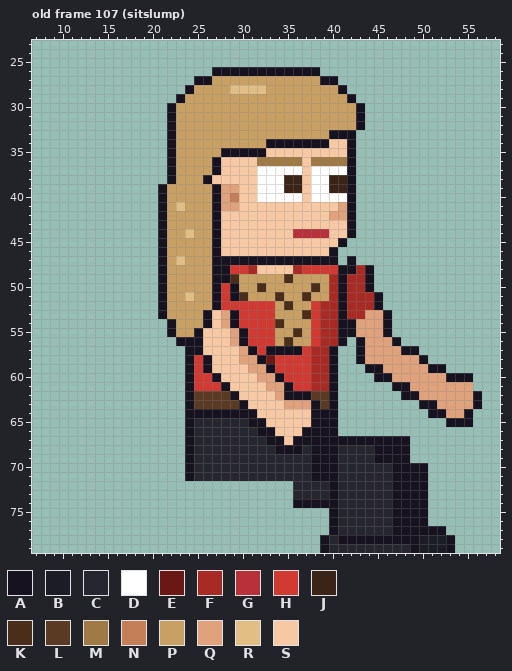
Two states of a pixel-art file, sprites/staff/office_christy_right_anim.aseprite. The first picture shows the starting point.
64x80 pixels, 129 frames. Colours within 5 levels of each other are drawn and written as one. Shown: old frame 107 (sitslump): x 7..58, y 23..79. The commit also changed other frames, which this record leaves out.
Visible layers, top first: "Arm Top", "Hair", "Face", "Watch", "Near Arm", "Collar", "Belt", "Shirt", "Body", "Back Arm", "Pants", "Shoes".
Palette (. is transparent): A #17121f  B #1c1c24  C #26262e  D #ffffff  E #6a1814  F #a82a24  G #b8303a  H #d03a32  J #3a2418  K #4a2e1a  L #5a3a22  M #a07a44  N #c47e58  P #c8a064  Q #e0a27c  R #e0be84  S #f6c9a4
Pixels before, old frame 107 (sitslump) (only the part around the change), first column x 14:
44 .......APPRPPASSSSSSSSGGGGSSA................
45 .......APPPPPASSSSSSSSSSSSSA.................
46 .......APPPPPASSSSSSSSSSSSA..................
47 .......APRPPPAAAAAAAAAAAAAA.A................
48 .......APPPPPAAHHFSSSSFHHHHAAFA..............
49 .......APPPPPAAKPPPPPKPPPPFAFFA..............
50 .......APPPPPAHAPPKPPPPPKPFAFFA..............
51 .......APPRPPAHAKPPPKPPKPPFAFFFA.............
52 .......APPPPPAHHHHHHPKPPHFFAFFFA.............
53 .......APPPPASQAHHHHPPPKHFFAFFQQA............
54 ........APPPASQAHHHHKPPPHFFAAQQQA............
55 ........APPASSSQAHHHPPKPHFFAAQQQA............
56 .........AAASSSQAHHHPKPPHFFA.AQQQA...........
57 ..........AASSSSQAHAAAAHFFA..AQQQQAA.........
58 ..........AHASSSQQAEHHHHFFA..AQQQQQQA........
59 ..........AHASSSSQQAHHHHFFA...AAQQQQQAA......
60 ..........AHHASSSSQQAHHHFFA....AAQQQQQQAAA...
61 ..........AHHHASSSSQQAHHFFA......AAQQQQQQQ...
62 ..........ALLLLASSSSQAAALLA.......AAQQQQQQA..
63 ..........ALLLLLASSSSQQQALA.........AAQQQQA..
64 ..........AAAAAAAASSSSSSAAA..........AAQQA...
65 ..........ACCCCCCAASSSSSAAA............AAA...
66 ..........ACCCCCCCAASSSAAAA..................
67 ..........ACCCCCCCCAASAAAAAAAAAAAAA..........
68 ..........ACCCCCCCCCAAACAAACCCCAAAA..........
69 ..........ACCCCCCCCCCCCCAAACCCCAAAA..........
70 ..........ACCCCCCCCCCCCCAAACCCCCCAAAA........
71 ..........ACCCCCCCCCCCCCAAACCCCCCAAAA........
72 ......................CCCCACCCCCCAAAA........
73 ......................CCCCACCCCCCAAAA........
74 ......................AAAAACCCCCCAAAA........
75 ..........................ACCCCCCAAAA........
Now the later version:
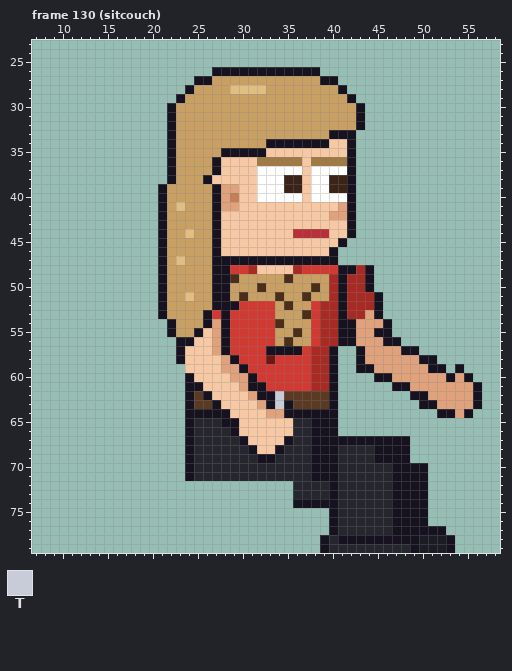
Colours new in this view: T #c8ccd8
A new or re-ordered frame is compared with the old frame closest to it.
Changes in this commit:
{"change": "frames 129 -> 135"}
{"where": "frame 130 (sitcouch) is new; against old frame 107 (sitslump), layers \"Near Arm\", \"Back Arm\""}
{"frame":130,"y":47,"x":42,"old":"A","new":"."}
{"frame":130,"y":50,"x":28,"old":"HA","new":"AP"}
{"frame":130,"y":51,"x":28,"old":"HA","new":"AP"}
{"frame":130,"y":52,"x":28,"old":"HH","new":"AA"}
{"frame":130,"y":53,"x":27,"old":"SQA","new":"HAH"}
{"frame":130,"y":53,"x":45,"old":"QA","new":"A."}
{"frame":130,"y":54,"x":27,"old":"SQA","new":"QAH"}
{"frame":130,"y":55,"x":27,"old":"SSQA","new":"QAHH"}
{"frame":130,"y":55,"x":45,"old":"Q","new":"A"}
{"frame":130,"y":56,"x":25,"old":"A","new":"S"}
{"frame":130,"y":56,"x":27,"old":"SSQA","new":"QAHH"}
{"frame":130,"y":56,"x":42,"old":".A","new":"AQ"}
{"frame":130,"y":56,"x":46,"old":"Q","new":"A"}
{"frame":130,"y":57,"x":23,"old":".AA","new":"ASS"}
{"frame":130,"y":57,"x":27,"old":"SSSQA","new":"QAHHH"}
{"frame":130,"y":58,"x":23,"old":".AHA","new":"ASSS"}
{"frame":130,"y":58,"x":28,"old":"SSQQA","new":"QAHHH"}
{"frame":130,"y":58,"x":51,"old":".","new":"A"}
{"frame":130,"y":59,"x":24,"old":"AHA","new":"SSS"}
{"frame":130,"y":59,"x":28,"old":"SSSQQA","new":"QQAHHH"}
{"frame":130,"y":59,"x":43,"old":".","new":"A"}
{"frame":130,"y":59,"x":45,"old":"A","new":"Q"}
{"frame":130,"y":59,"x":54,"old":".","new":"A"}
{"frame":130,"y":60,"x":25,"old":"HHA","new":"SSS"}
{"frame":130,"y":60,"x":29,"old":"SSSQQA","new":"QQAHHH"}
{"frame":130,"y":60,"x":54,"old":"A","new":"Q"}
{"frame":130,"y":61,"x":25,"old":"HHHA","new":"ASSS"}
{"frame":130,"y":61,"x":30,"old":"SSSQQA","new":"QAAHHH"}
{"frame":130,"y":61,"x":56,"old":".","new":"A"}
{"frame":130,"y":62,"x":26,"old":"LLLA","new":"ASSS"}
{"frame":130,"y":62,"x":31,"old":"SSSQAAA","new":"QAATLLL"}
{"frame":130,"y":62,"x":48,"old":"A","new":"."}
{"frame":130,"y":62,"x":50,"old":"Q","new":"A"}
{"frame":130,"y":63,"x":27,"old":"LLLA","new":"ASSS"}
{"frame":130,"y":63,"x":32,"old":"SSSQQQA","new":"QATALLL"}
{"frame":130,"y":64,"x":29,"old":"AAA","new":"SSS"}
{"frame":130,"y":64,"x":33,"old":"SSSSS","new":"QQAAA"}
{"frame":130,"y":64,"x":51,"old":"A","new":"."}
{"frame":130,"y":64,"x":53,"old":"Q","new":"A"}
{"frame":130,"y":65,"x":28,"old":"CCCAA","new":"AASSS"}
{"frame":130,"y":65,"x":36,"old":"SS","new":"CC"}
{"frame":130,"y":65,"x":53,"old":"AAA","new":"..."}
{"frame":130,"y":66,"x":29,"old":"CCCAA","new":"ASSSS"}
{"frame":130,"y":66,"x":36,"old":"SA","new":"CC"}
{"frame":130,"y":67,"x":30,"old":"CCCAASAA","new":"ASSSSACC"}
{"frame":130,"y":68,"x":31,"old":"CCC","new":"ASS"}
{"frame":130,"y":68,"x":35,"old":"AA","new":"CC"}
{"frame":130,"y":69,"x":32,"old":"CC","new":"AA"}
{"label":"erased","picture_box":[347,256,356,265]}
{"label":"changed","picture_box":[176,283,320,463]}
{"label":"changed","picture_box":[347,310,482,427]}
